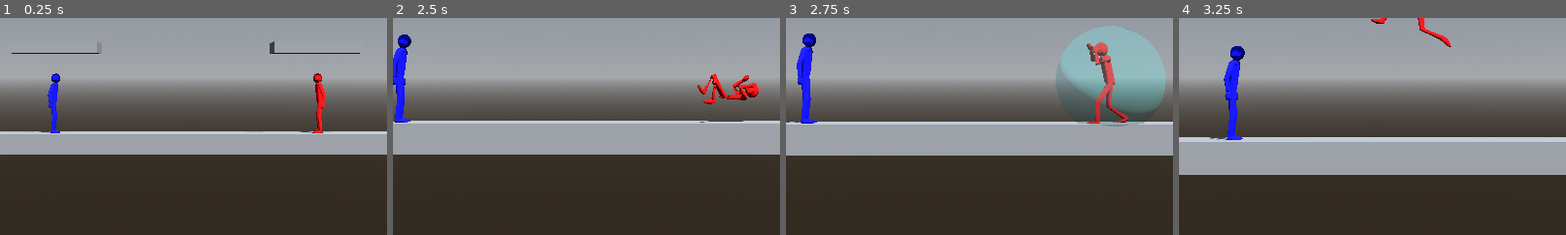
Above: before the commit, frames 1-4 (left to right).
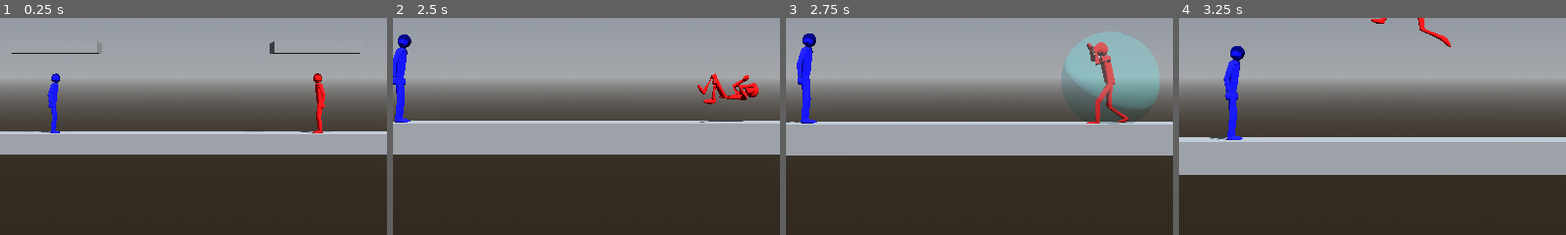
Above: after the commit, the same moments.

Repository: CocoMarck/SuperSmashTux
Game: Godot game, scene res://scenes/main.tscn
Two runs of this game, one before a commit and one after it. Both use one fixed random seed, a clock stepped at 60 frames per second and the inputs below.
Inputs:
- Up to frame 1 (0.25 s): no input
- Up to frame 2 (2.5 s): hold Up (player1_move_up) 0.53-2.03 s; tap K (player1_attack) at 0.6 s; tap / (player1_jump) at 0.77, 1.52 s; tap O (player1_grab) at 1.35 s; hold Left (player1_move_left) from 2.03 s (still down); hold P (player1_shield) from 2.03 s (still down)
- Up to frame 3 (2.75 s): keep holding Left (player1_move_left); keep holding P (player1_shield)
- Up to frame 4 (3.25 s): keep holding Left (player1_move_left); release P (player1_shield) at 2.78 s; tap . (player1_walk) at 2.85 s; tap / (player1_jump) at 3.02 s
The pictures show only the part of the screen within x 26-76%, y 36-86%; the shares and areas given below are measured in that part.

Frames 1-2 are identical in both runs. In frame 3, 0.8% of the frame differs, in the area x 69-98%, y 3-50%; in frame 4, nothing differs.

Commit message:
game balance constants,

Diff:
--- a/scripts/fighter.gd
+++ b/scripts/fighter.gd
@@ -1,8 +1,5 @@
 class_name Fighter
 extends Person
-
-# Constantes | Shield
-const SHIELD_STUN_DURATION :float = 0.8
 
 # Propiedades privadas | Input
 var _attack: bool = false
@@ -15,9 +12,7 @@
 
 # Propiedades privadas | Shield
 var _shield_time: float = 0.0
-var _shield_duration: float = 5.0
 var _shield_regeneration_time :float = 0.0
-var _shield_regeneration_duration :float = 0.5
 var _shield_regeneration_value :float = 0.5
 var _allow_shield: bool = true
 
@@ -464,11 +459,11 @@
 			_shield_time += _shield_regeneration_value
 
 		if _shield_regeneration_time <= 0:
-			_shield_regeneration_time = _shield_regeneration_duration
+			_shield_regeneration_time = GameBalance.SHIELD_REGENERATION_DURATION
 
 		_shield_regeneration_time -= delta
-	if _shield_time >= _shield_duration:
-		_shield_time = _shield_duration
+	if _shield_time >= GameBalance.SHIELD_DURATION:
+		_shield_time = GameBalance.SHIELD_DURATION
 
 func _shield_move(delta: float, signals: VerticalForceSignals) -> void:
 	# Tiene que estar en el piso
@@ -493,13 +488,13 @@
 	if _knockback_active:
 		_knockback_active = false
 		_ignore_last_damage()
-		_shield_time -= (_shield_duration*_last_damage_porcentage)
+		_shield_time -= (GameBalance.SHIELD_DURATION*_last_damage_porcentage)
 		_shield_stun = true
-		_shield_stun_time = SHIELD_STUN_DURATION
+		_shield_stun_time = GameBalance.SHIELD_STUN_DURATION
 
 func _get_shield_porcent() -> float:
 	if _shield_time > 0:
-		return _shield_time / _shield_duration
+		return _shield_time / GameBalance.SHIELD_DURATION
 	return 0.0
 
 func _with_shield(signals: VerticalForceSignals) -> bool:
@@ -522,6 +517,7 @@
 				_roll_backward = false
 				_roll_forward = true
 			_roll_time = _roll_duration
+			_shield_time -= GameBalance.SHIELD_DURATION * GameBalance.ROLL_SHIELD_COST_RATIO # Consto de usar rodada
 	if signals.on_floor == false:
 		_roll_time = 0
 	if _rolling():
@@ -555,7 +551,7 @@
 	_shield_sphere = _shield_mesh_instance.mesh
 	_init_shield_radius = _shield_sphere.radius
 	_init_shield_height = _shield_sphere.height
-	_shield_time = _shield_duration
+	_shield_time = GameBalance.SHIELD_DURATION
 
 # Funciones | Procesar
 func _physics_process(delta: float) -> void:
--- /dev/null
+++ b/scripts/helpers/game_balance.gd
@@ -0,0 +1,15 @@
+class_name GameBalance
+'''
+Archivo de constantes y enumeraciones globales del balance del juego
+
+- Tiempo de stun que igual para todos.
+- Pesos de personajes estandar. Ligero, Medio, Pesado.
+- Alturas: Pequeño, Normal, Grande.
+- Duración de habilidades compartidas de forma igualitaria: Como duración de shield. (Grab puede variar).
+'''
+
+# Constantes | Shield
+const SHIELD_STUN_DURATION :float = 0.8
+const ROLL_SHIELD_COST_RATIO : float = 0.1
+const SHIELD_DURATION: float = 5.0
+const SHIELD_REGENERATION_DURATION: float = 0.5
Not shown, added: scripts/helpers/game_balance.gd.uid
Not shown, changed: docs/changelog.md
